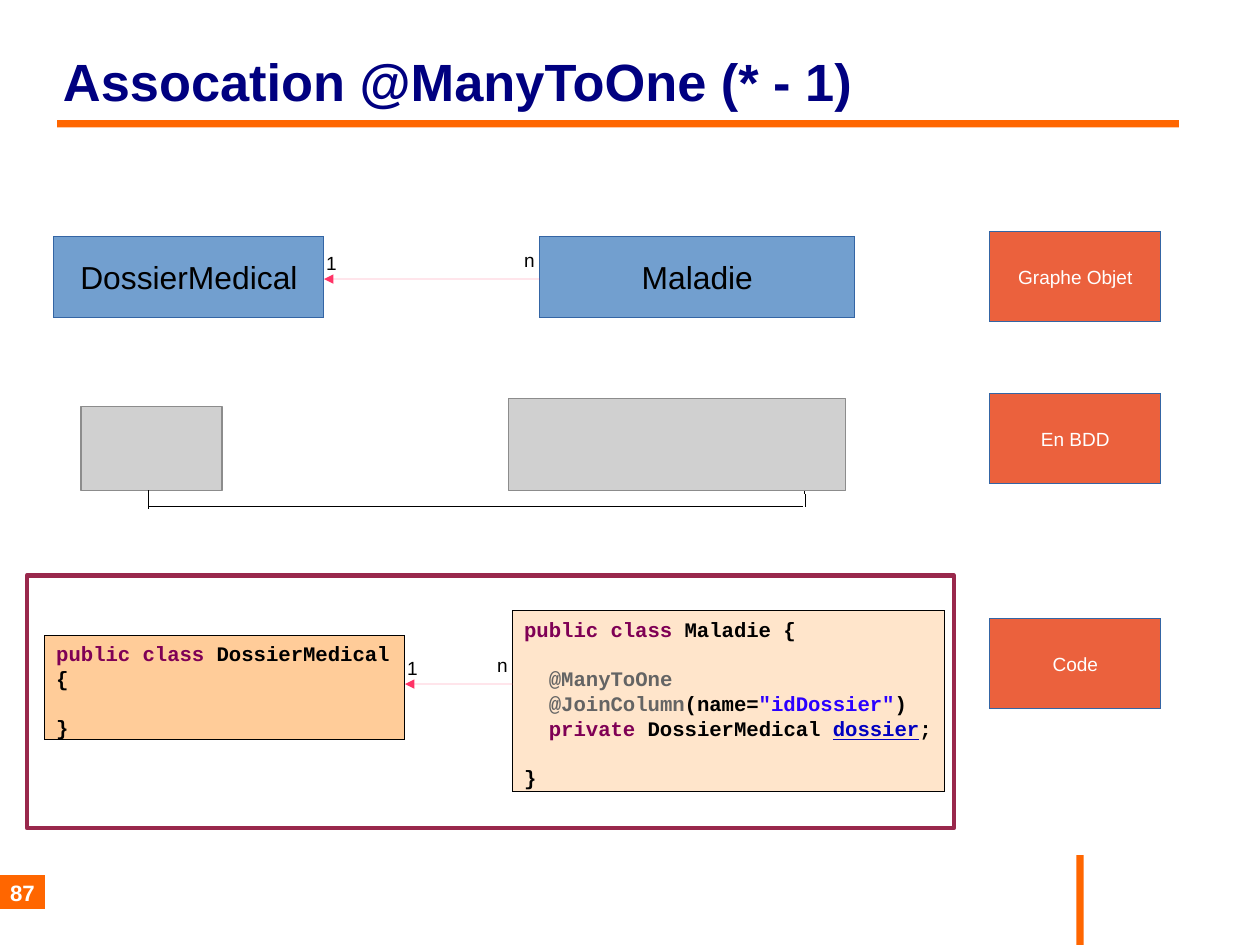
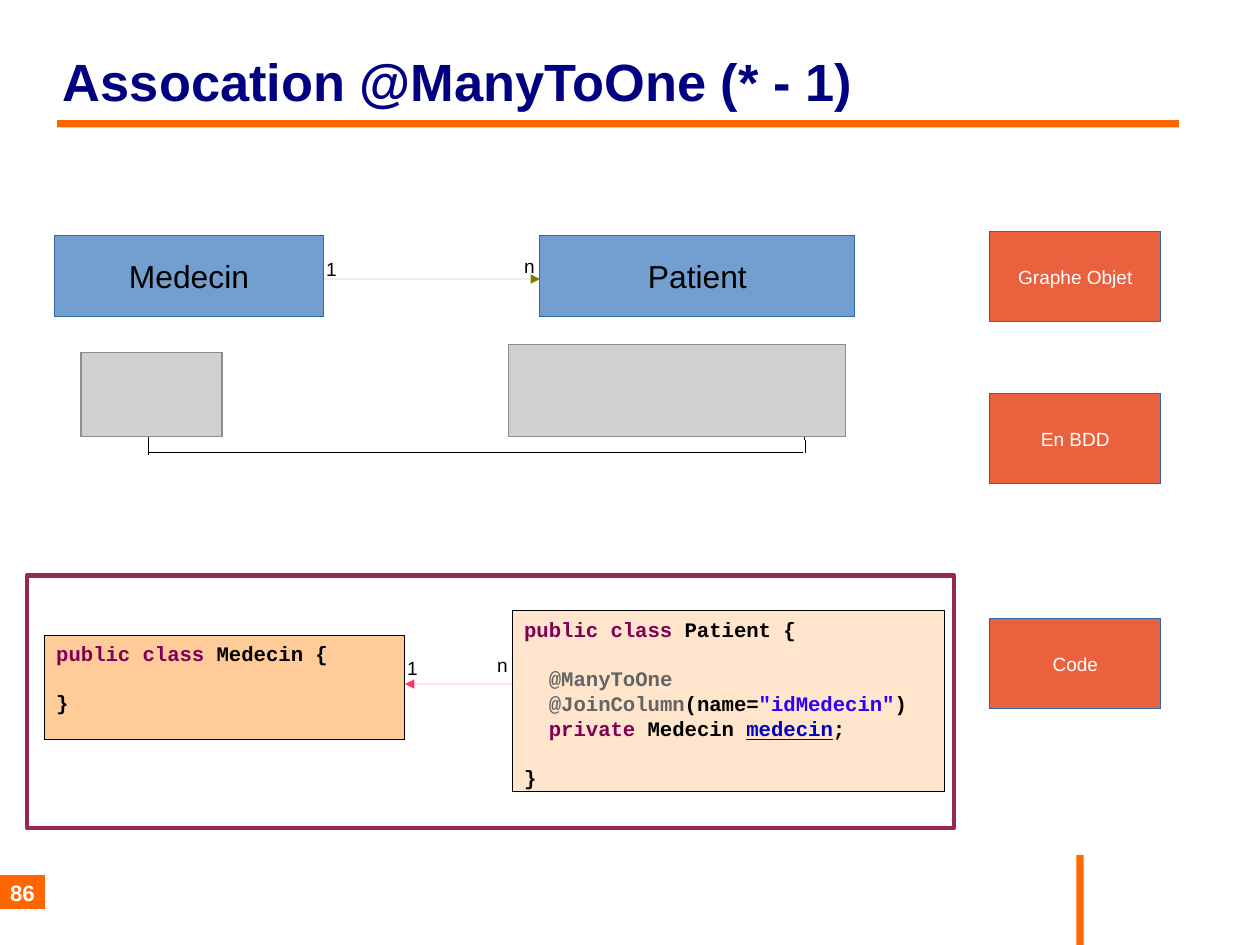
Before and after one commit to philphils/formation-hibernate-basique, a slide deck: slide 86 of Documentation/diapo_formation_hibernate.odp (slide 87 before the commit). Drawn at 1260x945 pixels with LibreOffice and Linux fonts; fonts in the diff are those of the drawing; grey boxes stand for pictures; background and template pictures are left out. Boxes give left, top, right and bottom in pixels: in the first picture for what was removed or moved away, otherwise in the second. Text is boxed around its words. In the diff, an @@ line names an element or a change of style, - is before the commit and + after.

Commit message:
Remplacement diapo dossiermedical - maladie par medecin - patient

```diff
--- a/Documentation/diapo_formation_hibernate.odp
+++ b/Documentation/diapo_formation_hibernate.odp
@@ text in rectangle at <box>129,265,249,289</box>: text changed @@
-DossierMedical
+Medecin
@@ text "1": place and size @@
-text "1" at <box>326,257,337,270</box>
+text "1" at <box>326,263,337,276</box>
@@ text "n" rewrapped from <box>524,256,535,267</box> to <box>524,262,535,277</box> @@
@@ text in rectangle at <box>648,265,747,289</box>: text changed @@
-Maladie
+Patient
@@ arrow moved from (540, 279) - (324, 279) to (324, 279) - (540, 279) @@
@@ arrow (324, 279) - (540, 279): stroke #FF3366 0 pt to #808000 0 pt @@
@@ 3 lines, 2 pictures: place and size @@
-3 lines, 2 pictures at <box>81,398,846,508</box>
+3 lines, 2 pictures at <box>81,344,846,454</box>
@@ text in rectangle at <box>524,622,771,642</box>: text changed @@
-public class Maladie {
+public class Patient {
@@ text in rectangle at <box>56,646,303,666</box>: text changed; text colour #000000 to #7F0055 @@
-public class DossierMedical {
+public class Medecin {
@@ text in rectangle at <box>549,696,907,741</box>: text changed @@
-@JoinColumn(name="idDossier")
-private DossierMedical dossier;
+@JoinColumn(name="idMedecin")
+private Medecin medecin;
@@ page number at <box>10,885,35,902</box>: text changed @@
-87
+86
```
Also in this commit, not shown: 4 other slides changed.
